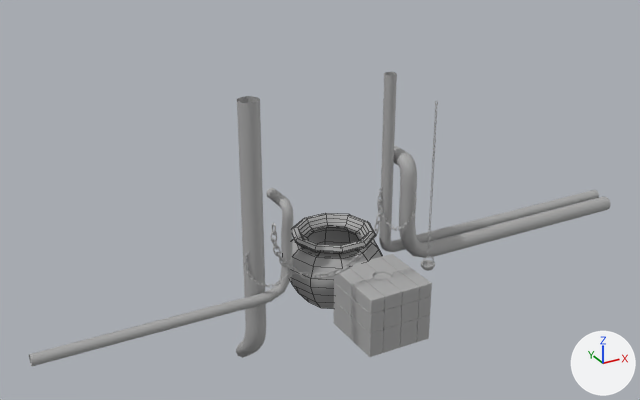
Before and after pictures for a commit that changed the FBX model Assets/Graphics/Scene/Magma_Stage/FBX/MagmaScene.fbx.
Before and after are seen from a 50 mm lens placed at (-1.58, -2.39, 1.82), pointed at (-0.05, 0.38, 0.43). Arrows for +X, +Y and +Z are at lower right; the lights stay in place. Mesh edges are drawn as thin lines on the coarser meshes. Where no turn or scale is listed for an object, it has been applied to the vertices.
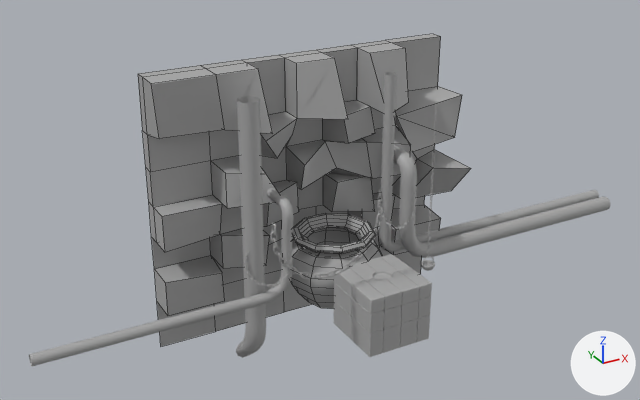
Diff of the bpy script that builds the scene:
```diff
--- a/Assets/Graphics/Scene/Magma_Stage/FBX/MagmaScene.fbx.py
+++ b/Assets/Graphics/Scene/Magma_Stage/FBX/MagmaScene.fbx.py
@@ me_mesh_010_1 @@
+me_mesh_010_1.from_pydata(...)  # 155 vertices, 142 faces; spans x -0.655..0.655, y -0.159..0.159, z -0.578..0.578
+me_mesh_010_1.materials.append(mat_standardsurface1)  # grey #aaaaaa
@@ ob_wall @@
+ob_wall = bpy.data.objects.new('Wall', me_mesh_010_1)
+ob_wall.location = (0.004, 0.493, 0.373)
```

Boxes [x1, y1, x2, y2] around the edits, measured in the pictures (640 x 400 px):
'Wall', added
    after: [138, 34, 471, 346]
